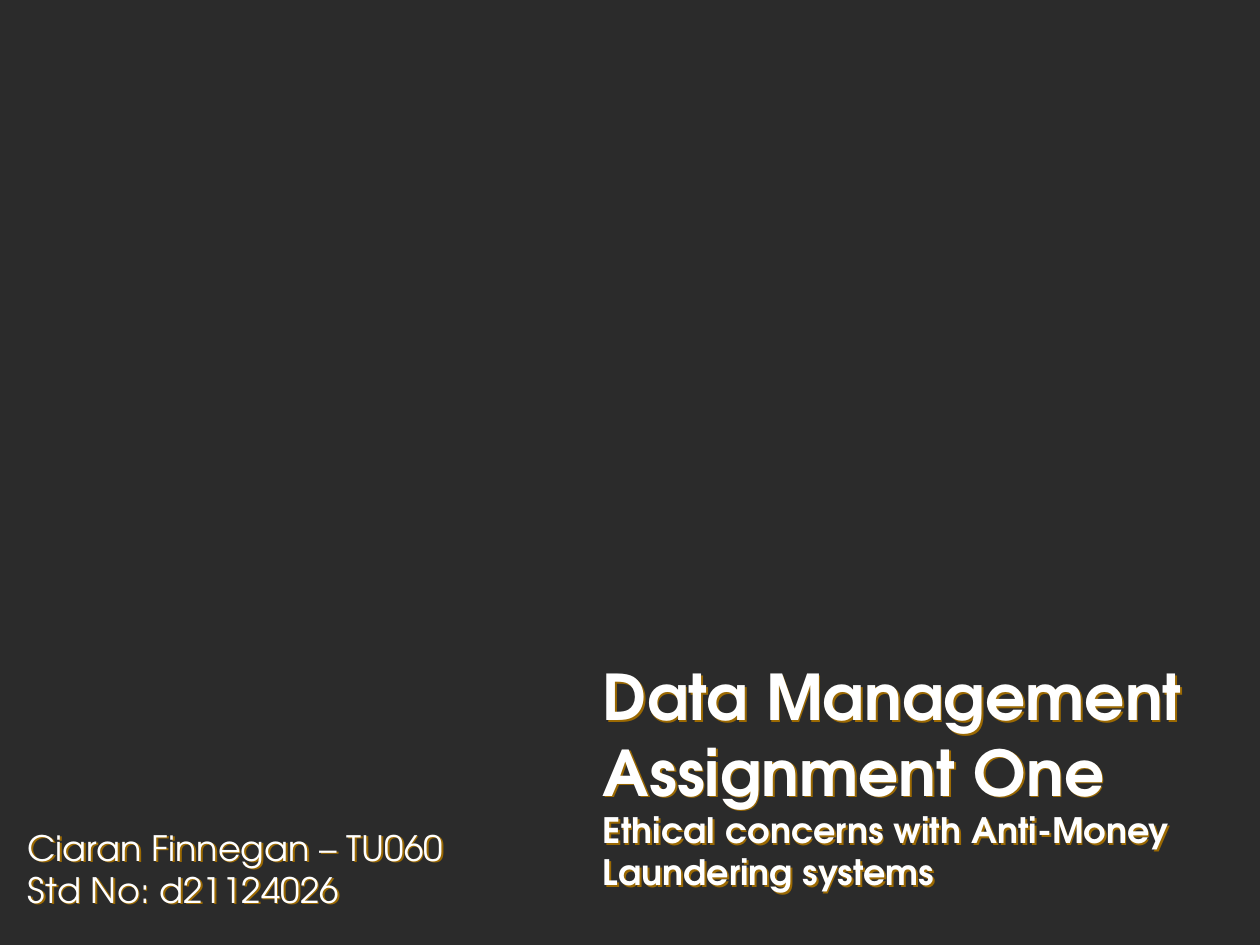
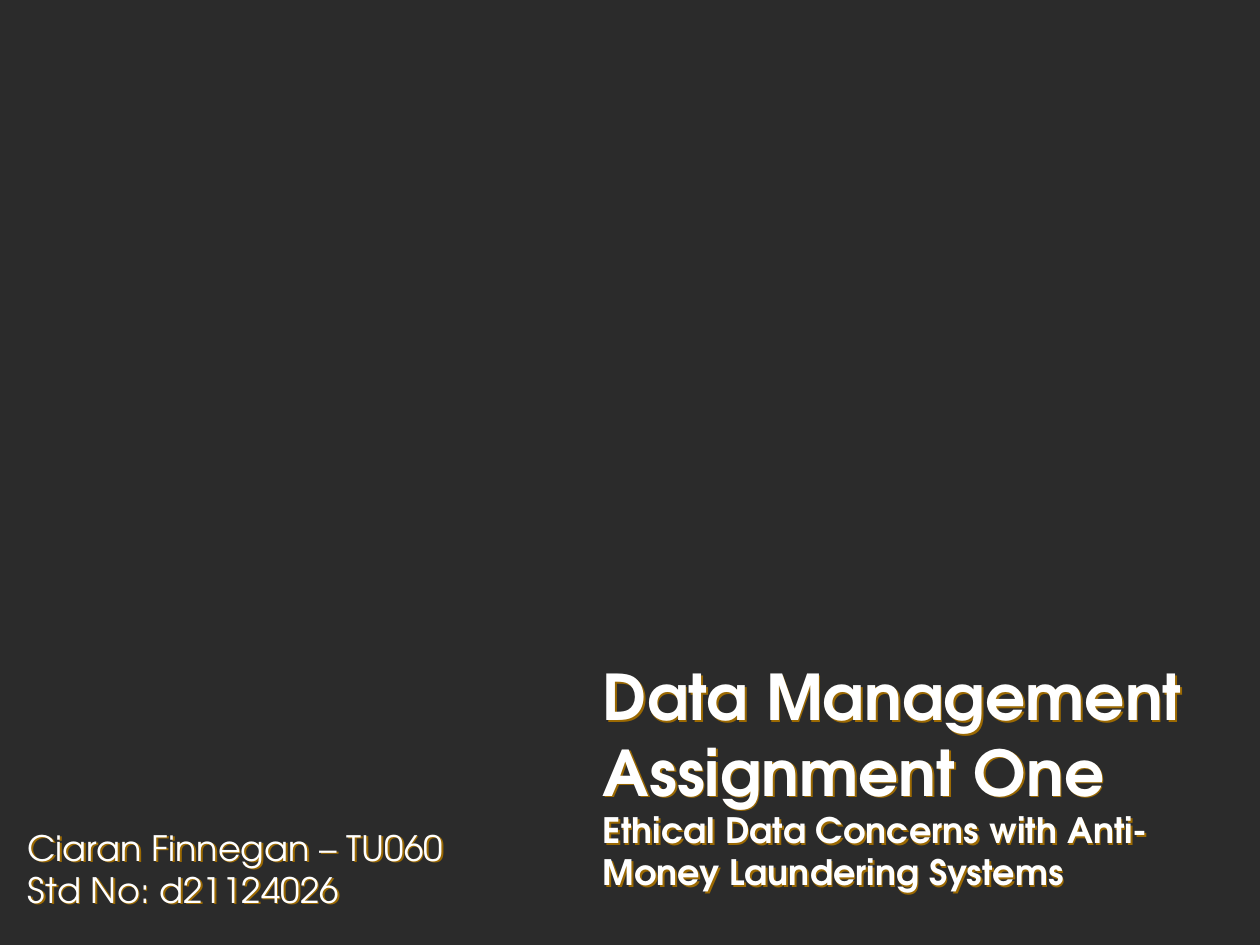
Before and after one commit to JackDaedalus/DataMgmtCA1, a slide deck: slide 1 of PPT_CA1/Data Management - CA1 - AML WLM Ethics - Student Ciaran Finnegan d21124026 v1-4 240222.pptx. Drawn at 1260x945 pixels with LibreOffice and Linux fonts; fonts in the diff are those of the drawing; background and template pictures are left out; a plain dark background stands for a picture behind light text. Boxes give left, top, right and bottom in pixels: in the first picture for what was removed or moved away, otherwise in the second. Text is boxed around its words. In the diff, an @@ line names an element or a change of style, - is before the commit and + after.

```diff
--- a/PPT_CA1/Data Management - CA1 - AML WLM Ethics - Student Ciaran Finnegan d21124026 v1-4 240222.pptx
+++ b/PPT_CA1/Data Management - CA1 - AML WLM Ethics - Student Ciaran Finnegan d21124026 v1-4 240222.pptx
@@ title at box(603, 673, 1182, 895): text changed @@
-Data Management Assignment One
-Ethical concerns with Anti-Money Laundering systems
+Data Management Assignment One
+Ethical Data Concerns with Anti-Money Laundering Systems
```
Also in this commit, not shown: 6 other slides changed.
